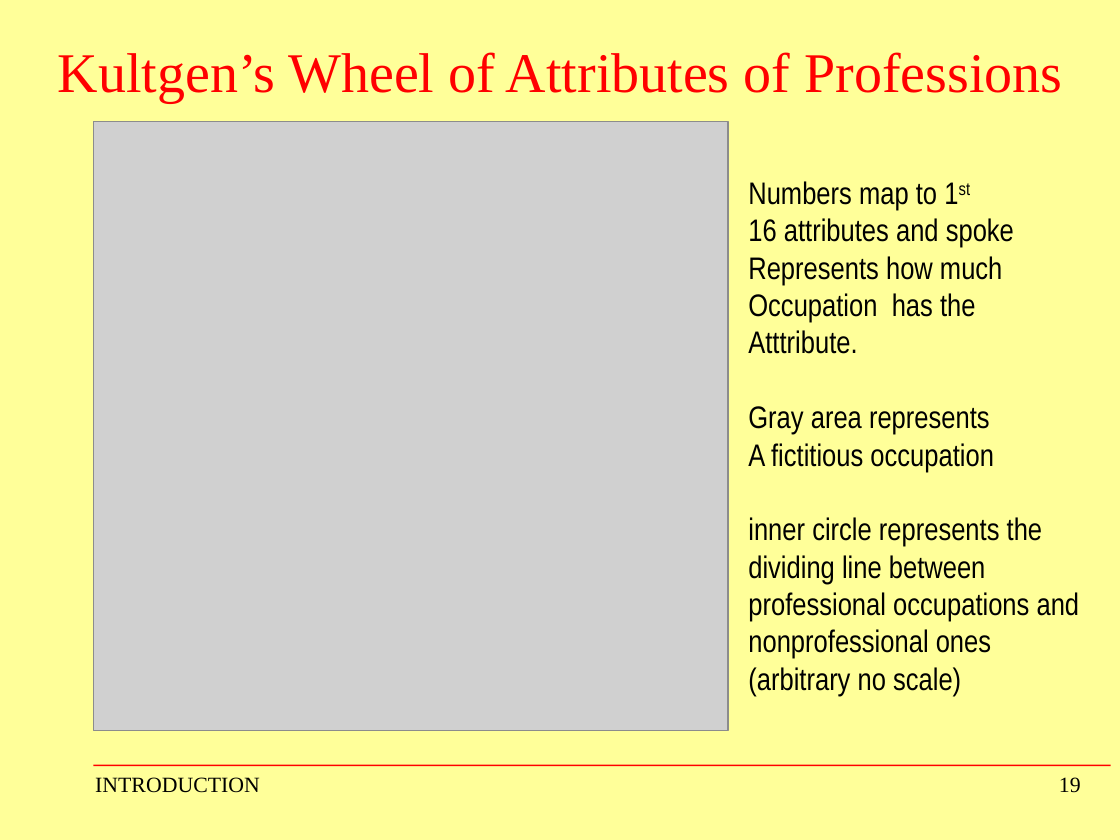
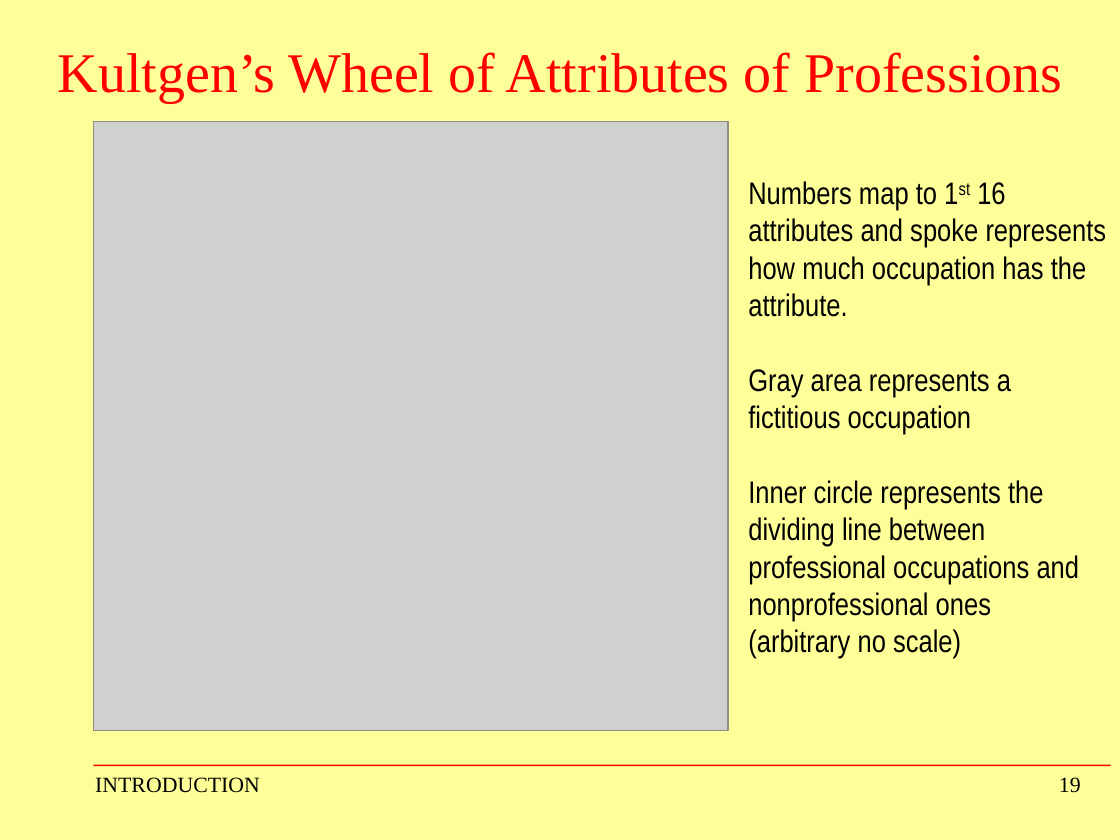
Before and after one commit to samsab/TempFiles, a slide deck: slide 19 of 262/Lectures/Ch2ComputingProfessionsAndProfessionalEthics.pptx. Drawn at 1120x840 pixels with LibreOffice and Linux fonts; fonts in the diff are those of the drawing; grey boxes stand for pictures. Boxes give left, top, right and bottom in pixels: in the first picture for what was removed or moved away, otherwise in the second. Text is boxed around its words. In the diff, an @@ line names an element or a change of style, - is before the commit and + after.

```diff
--- a/262/Lectures/Ch2ComputingProfessionsAndProfessionalEthics.pptx
+++ b/262/Lectures/Ch2ComputingProfessionsAndProfessionalEthics.pptx
@@ text at bbox=[748, 181, 1107, 621]: text changed @@
-Numbers map to 1st
-16 attributes and spoke
-Represents how much
-Occupation has the
-Atttribute.
-Gray area represents
-A fictitious occupation
-inner circle represents the
-dividing line between
-professional occupations and
-nonprofessional ones
+Numbers map to 1st 16 attributes and spoke represents how much occupation has the
+attribute.
+Gray area represents a fictitious occupation
+Inner circle represents the dividing line between professional occupations and nonprofessional ones
```
Also in this commit, not shown: 12 other files.
